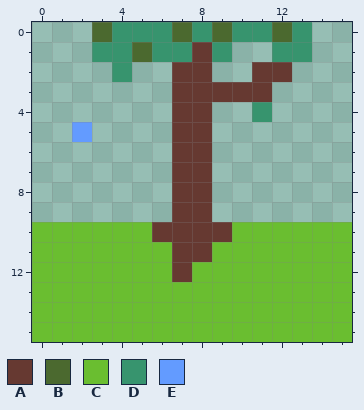
A pixel-art file gets an edit: RenderCore/Resources/art/sample_tree_map.aseprite. The picture above is the old version.
16x16 pixels, 1 frame.
Palette (. is transparent): A #663931  B #4b692f  C #6abe30  D #37946e  E #639bff
The result:
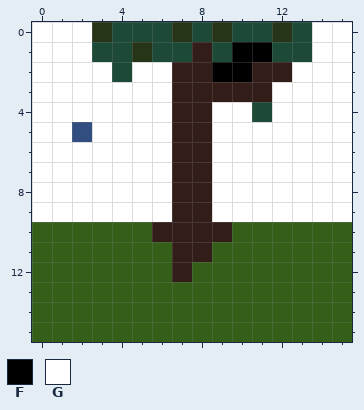
Colours new in this view: F #000000  G #ffffff
From old to new:
layer "scene" opacity 100% -> 50%
colour A: #663931 -> #331d19
colour B: #4b692f -> #263518
colour C: #6abe30 -> #355f18
colour D: #37946e -> #1c4a37
colour E: #639bff -> #324e80
Layer "collision":
y 0: x 0..2 ... -> GGG; x 14..15 .. -> GG
y 1: x 0..2 ... -> GGG; x 10..11 .. -> FF; x 14..15 .. -> GG
y 2: x 0..3 .... -> GGGG; x 5..6 .. -> GG; x 9..10 .. -> FF; x 13..15 ... -> GGG
y 3: x 0..6 ....... -> GGGGGGG; x 12..15 .... -> GGGG
y 4: x 0..6 ....... -> GGGGGGG; x 9..10 .. -> GG; x 12..15 .... -> GGGG
y 5: x 0..1 .. -> GG; x 3..6 .... -> GGGG; x 9..15 ....... -> GGGGGGG
y 6..9: x 0..6 ....... -> GGGGGGG; x 9..15 ....... -> GGGGGGG
